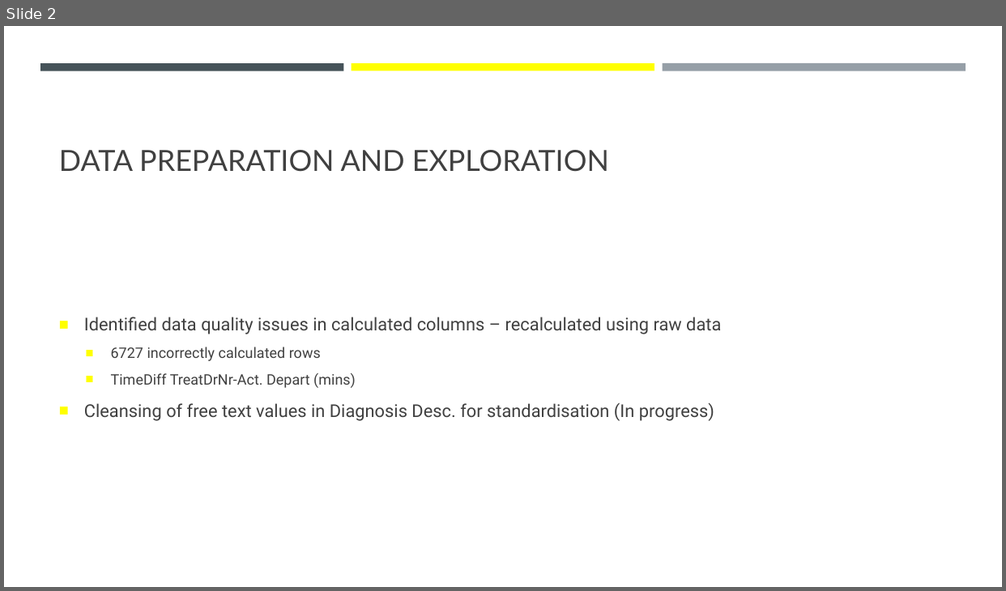
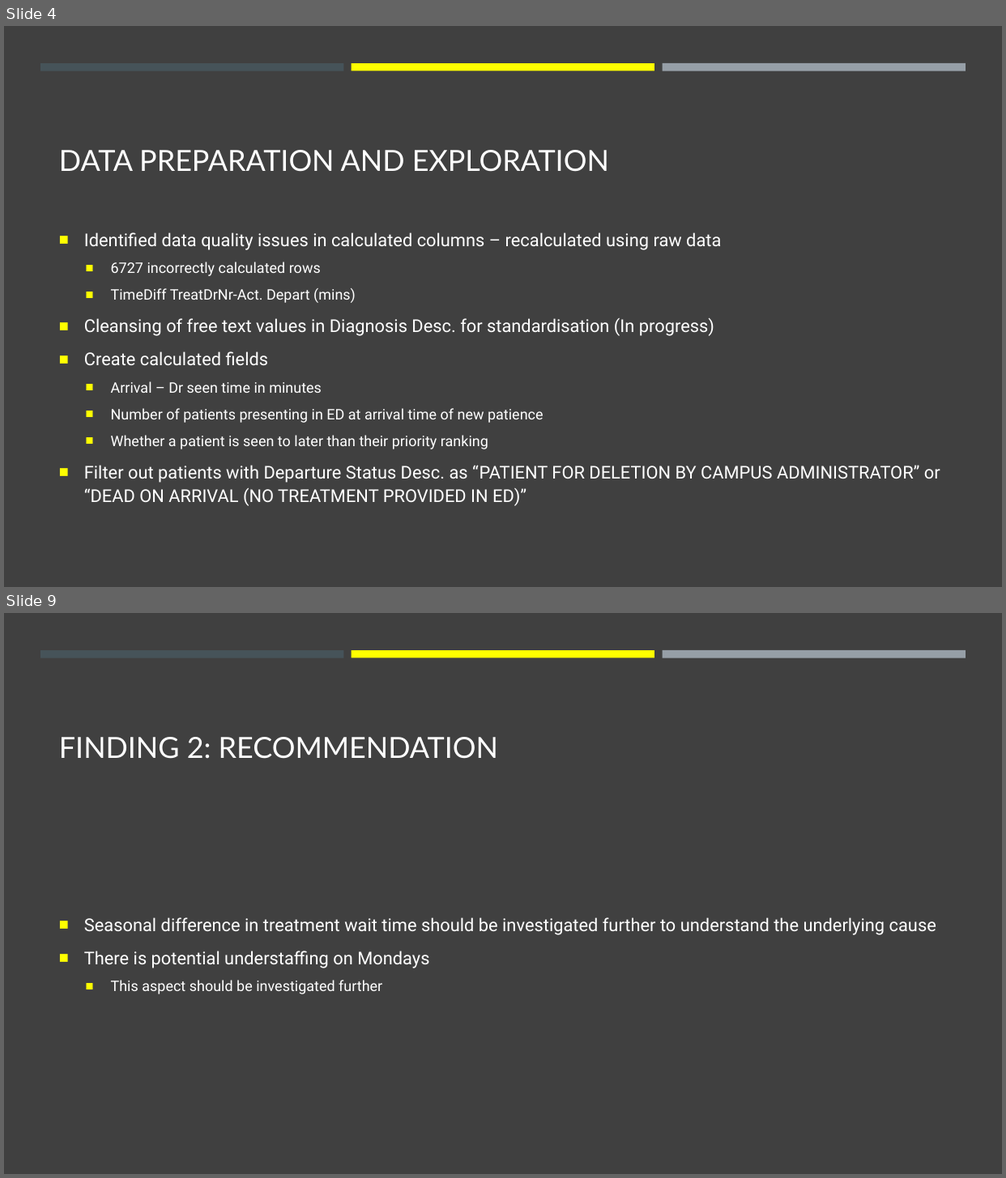
Before and after one commit to jasonnguyen3697/EY_DataChallenge, a slide deck: stuff.pptx. Shown one above the other, each under a label of ours: slide 2 before the commit, slides 4 and 9 after it; the slides between them are not shown. The pictures are 1006x591 and 1006x1178 pixels, drawn with LibreOffice and Linux fonts; fonts in the diff are those of the drawing. Boxes give left, top, right and bottom in pixels: in the first picture for what was removed or moved away, otherwise in the second. Text is boxed around its words. In the diff, an @@ line names an element or a change of style, - is before the commit and + after.

```diff
--- a/stuff.pptx
+++ b/stuff.pptx
@@ slide 9 added at (4, 613, 1002, 1174), background #404040; not listed: 3 template elements that a slide beside it also shows @@
@@ title added at (59, 737, 498, 759), 28 pt, text #FFFFFF @@
+FINDING 2: RECOMMENDATION
@@ text added at (84, 918, 936, 995), 17 pt, text #FFFFFF @@
+■ Seasonal difference in treatment wait time should be investigated further to understand the underlying cause
+■ There is potential understaffing on Mondays
+  ■ This aspect should be investigated further
@@ what was slide 2 is now slide 4 @@
@@ slide 4 changed as well @@
@@ background #FFFFFF to #404040 @@
@@ title "DATA PREPARATION AND EXPLORATION" at (59, 150, 609, 172): text colour #404040 to #FFFFFF @@
@@ text at (84, 233, 721, 336): text colour #404040 to #FFFFFF in "Identified data quality issues in calculated columns ...", "6727 incorrectly calculated rows", "TimeDiff TreatDrNr-Act. Depart (mins)", "Cleansing of free text values in Diagnosis ..." @@
@@ text at (84, 352, 940, 506): paragraphs added @@
+■ Create calculated fields
+  ■ Arrival – Dr seen time in minutes
+  ■ Number of patients presenting in ED at arrival time of new patience
+  ■ Whether a patient is seen to later than their priority ranking
+■ Filter out patients with Departure Status Desc. as “PATIENT FOR DELETION BY CAMPUS ADMINISTRATOR” or “DEAD ON ARRIVAL (NO TREATMENT PROVIDED IN ED)”
```
Also in this commit, not shown: 2 other slides changed, 7 other slides added, 1 slide removed.
